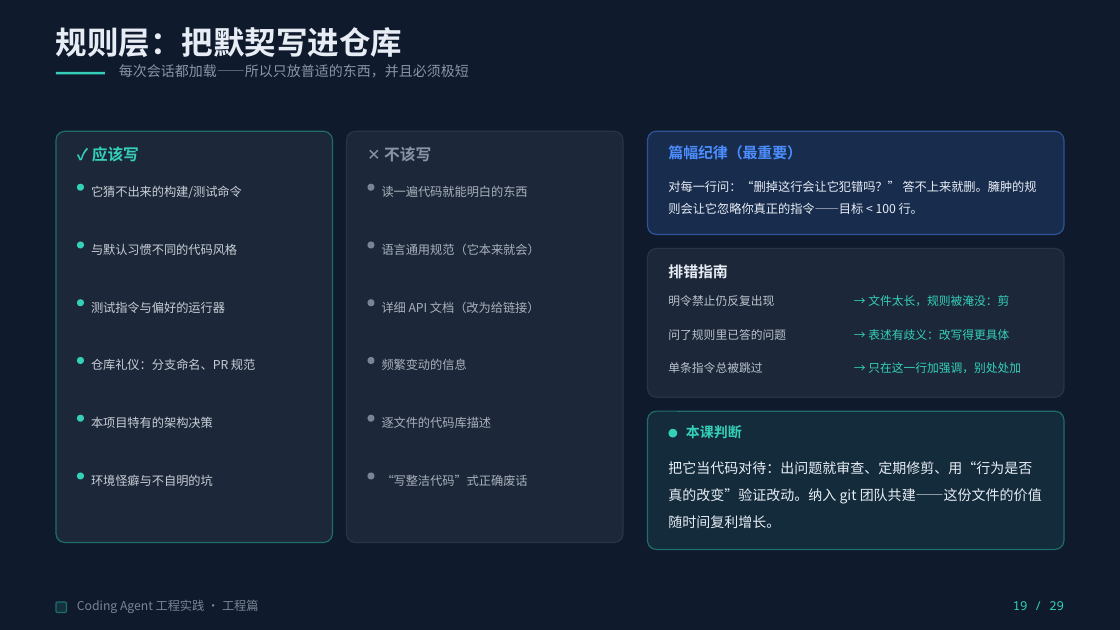
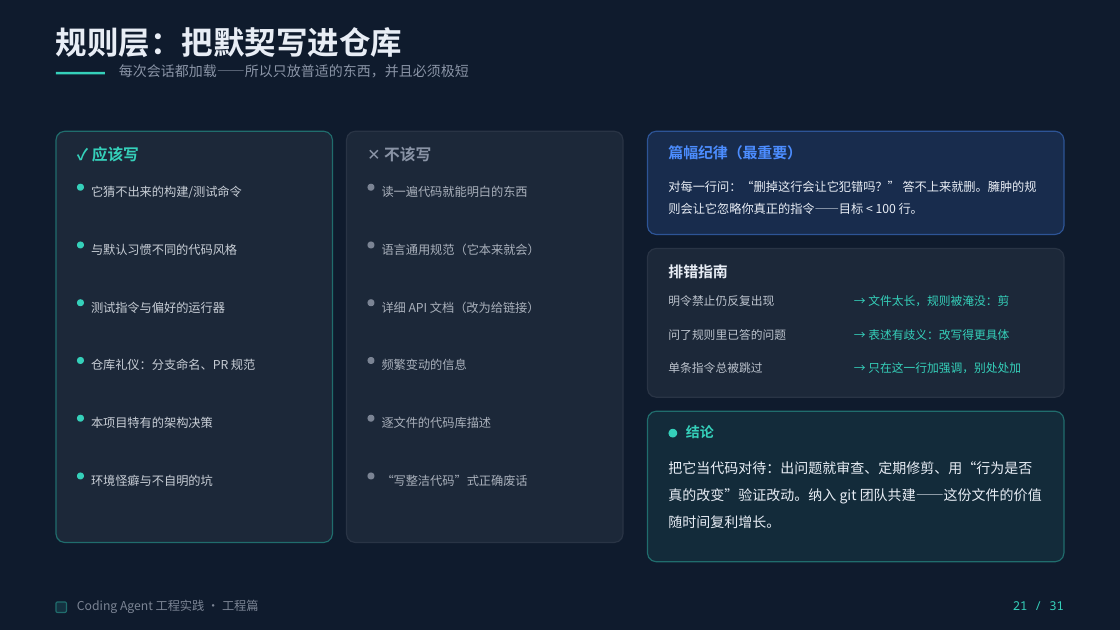
Before and after one commit to Yqghlx/AI_Learn, a slide deck: slide 21 of Coding Agent 实战指南/Coding Agent 工程实践（通用版）.pptx (slide 19 before the commit). Drawn at 1120x630 pixels with LibreOffice and Linux fonts; fonts in the diff are those of the drawing. Boxes give left, top, right and bottom in pixels: in the first picture for what was removed or moved away, otherwise in the second. Text is boxed around its words. In the diff, an @@ line names an element or a change of style, - is before the commit and + after.

```diff
--- a/Coding Agent 实战指南/Coding Agent 工程实践（通用版）.pptx
+++ b/Coding Agent 实战指南/Coding Agent 工程实践（通用版）.pptx
@@ rounded rectangle: place and size @@
-rounded rectangle at box(648, 412, 1065, 550)
+rounded rectangle at box(648, 412, 1065, 562)
@@ rounded rectangle at box(648, 412, 1065, 562): proportions changed @@
@@ text at box(686, 425, 714, 438): text changed @@
-本课判断
+结论
@@ text at box(1013, 601, 1064, 610): text changed @@
-19 / 29
+21 / 31
```
Also in this commit, not shown: 27 other slides changed, 2 slides added, 6 other files.
